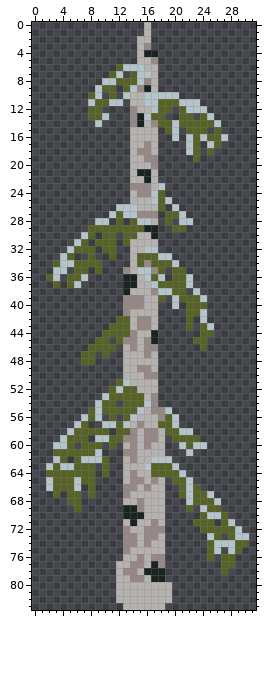
Two versions of one pixel-art file, game/resources/dun-morogh/tree.aseprite. Above, as it was before the edit.
32x84 pixels, 1 frame.
And afterwards:
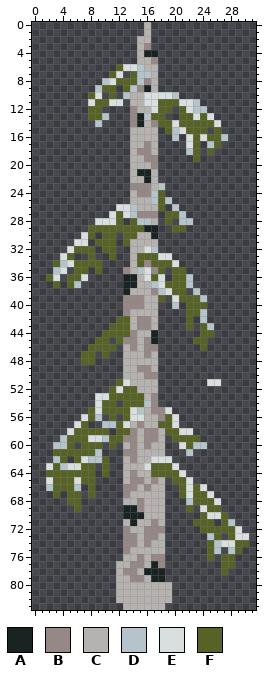
Palette (. is transparent): A #192422  B #968886  C #b5b2b0  D #b5c4ca  E #d9dedf  F #576226
The commit says: rework trees
Changes in this commit:
y 6: x 13..14 DD -> EE
y 7: x 12 D -> E
y 8: x 11 D -> E
y 10: x 9 D -> E; x 16..19 DDDD -> EEEE
y 11: x 8 D -> E; x 11..12 DD -> EE; x 16..17 DD -> EE; x 21..22 DD -> EE
y 12: x 17 D -> E; x 22 D -> E
y 13: x 23 . -> E; x 25 D -> E
y 14: x 20 D -> E; x 26 D -> E
y 15: x 21 . -> E
y 16: x 22 D -> E; x 24 D -> E
y 17: x 22 D -> E
y 26: x 12..13 DD -> EE
y 27: x 11 D -> E; x 13 D -> E
y 28: x 9..11 DD. -> EEE
y 30: x 7 D -> E
y 31: x 6..7 DF -> EE
y 32: x 5 D -> E; x 16 D -> E
y 33: x 4 D -> E; x 18..19 DD -> EE
y 34: x 5 D -> E; x 20 D -> E
y 35: x 4 D -> E; x 16 D -> E
y 36: x 3 D -> E; x 7 D -> E; x 16 D -> E; x 18 D -> E
y 37: x 18 F -> E
y 38: x 19 D -> E
y 39: x 20 D -> E
y 51: x 13 D -> E; x 25..26 .. -> EE
y 52: x 12 D -> E
y 53: x 9..10 .D -> EE
y 54: x 9 D -> E
y 55: x 9 D -> E; x 14 F -> E; x 19 D -> E
y 56: x 7 D -> E; x 14..15 DC -> EE; x 20 D -> E
y 57: x 6 D -> E; x 13 D -> E; x 20 D -> E
y 58: x 5 D -> E; x 21..22 DD -> EE
y 59: x 8..9 .D -> EE
y 60: x 21 D -> E
y 62: x 7 D -> E; x 17..19 DDD -> EEE
y 63: x 2 D -> E; x 5..6 DF -> EE; x 16 D -> E; x 20 D -> E
y 64: x 21 D -> E
y 65: x 2 D -> E; x 6 D -> E; x 22 D -> E
y 66: x 22 D -> E; x 24 . -> E
y 67: x 22 D -> E; x 25 D -> E
y 68: x 26 D -> E
y 69: x 24 D -> E
y 70: x 25..26 DD -> EE
y 72: x 29 D -> E
y 73: x 29..30 DD -> EE
y 74: x 27..28 DD -> EE
